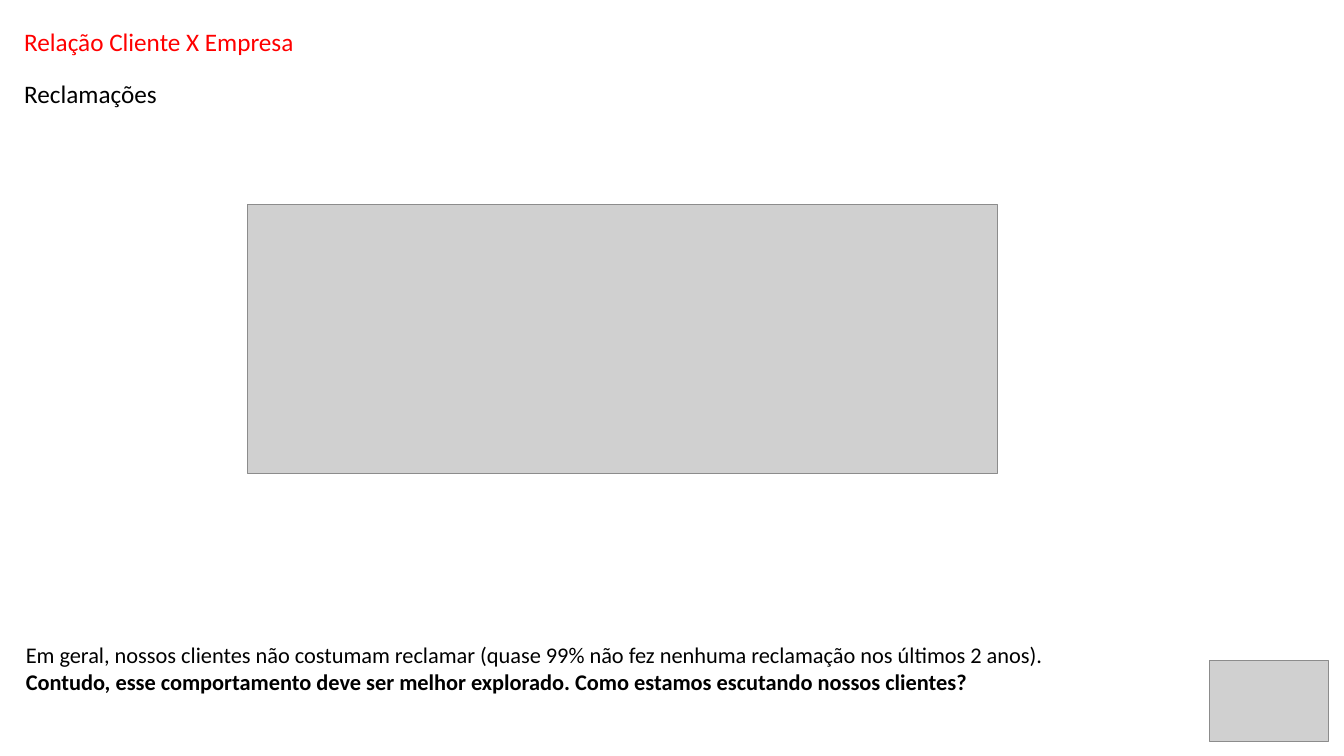
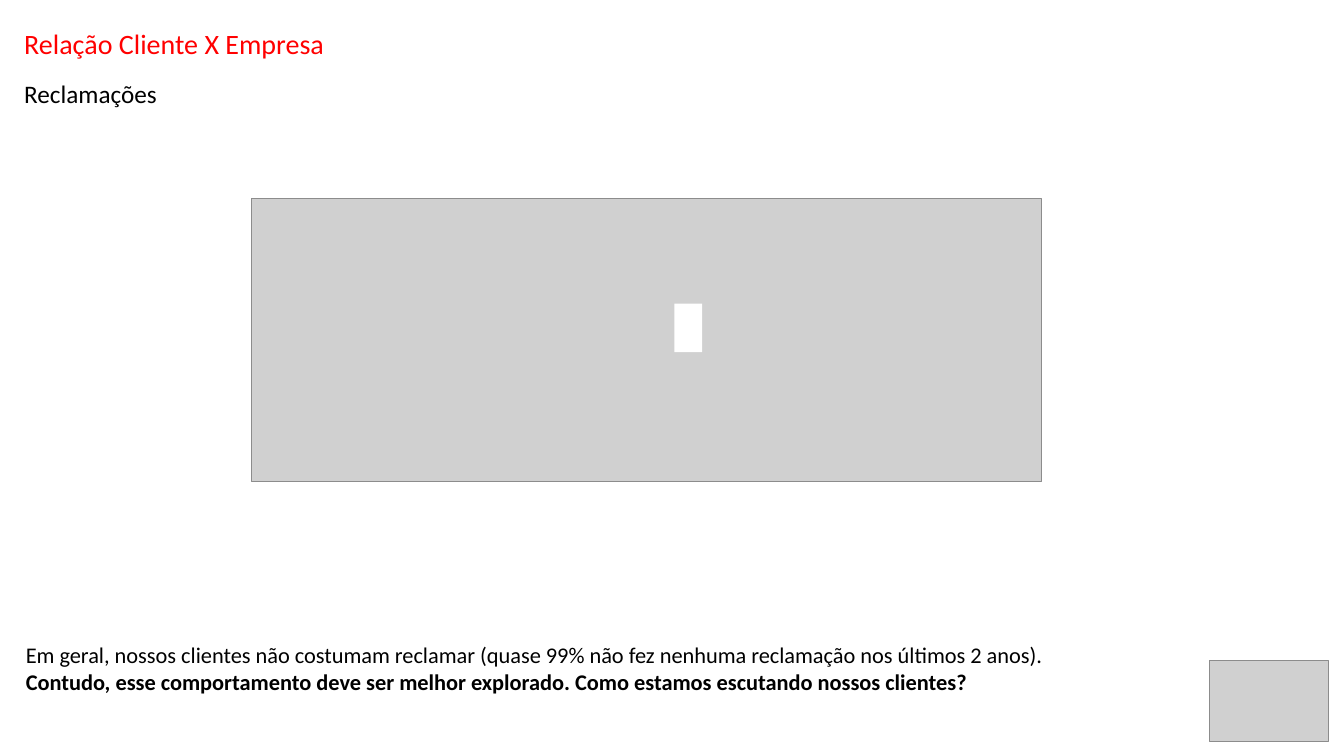
Before and after one commit to Danielgmelo/ifood, a slide deck: slide 7 of my_project/iFood CRM Data Analyst Case.pptx. Drawn at 1344x756 pixels with LibreOffice and Linux fonts; fonts in the diff are those of the drawing; grey boxes stand for pictures. Boxes give left, top, right and bottom in pixels: in the first picture for what was removed or moved away, otherwise in the second. Text is boxed around its words. In the diff, an @@ line names an element or a change of style, - is before the commit and + after.

```diff
--- a/my_project/iFood CRM Data Analyst Case.pptx
+++ b/my_project/iFood CRM Data Analyst Case.pptx
@@ text "Relação Cliente X Empresa" at (24, 34, 324, 59): size 18 to 20 pt @@
@@ picture: place and size @@
-picture at (248, 205, 998, 474)
+picture at (252, 199, 1042, 482)
@@ rectangle added at (675, 303, 703, 352), fill #FFFFFF @@
```
Also in this commit, not shown: 27 other slides changed, 1 other file.
